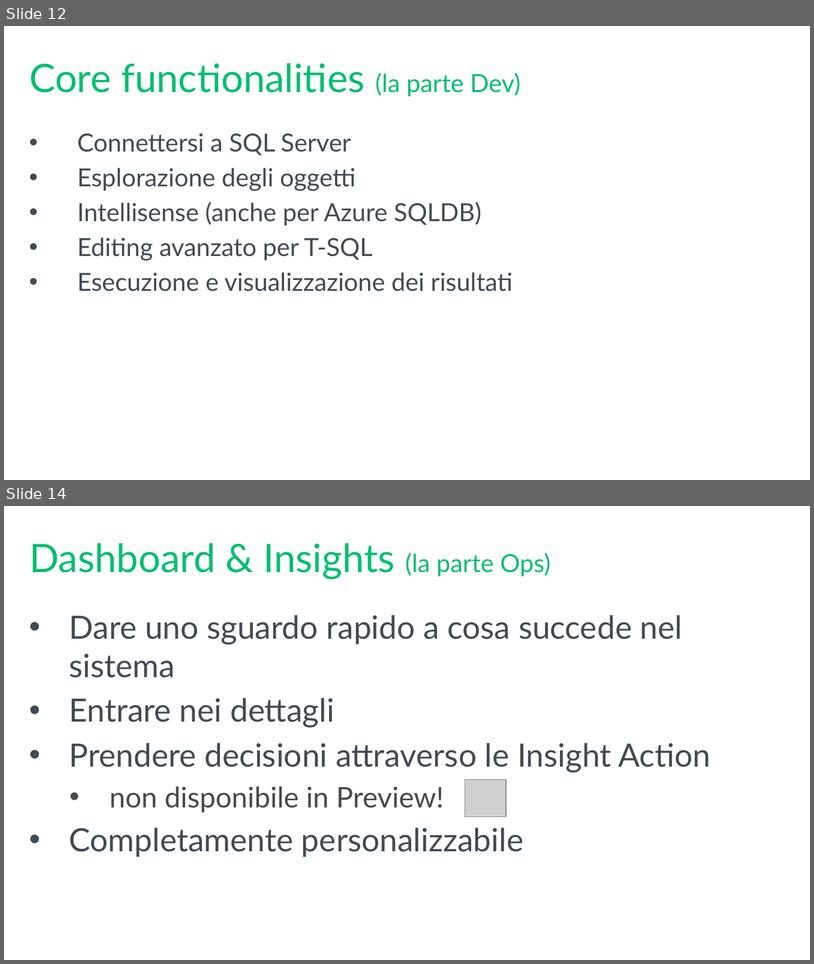
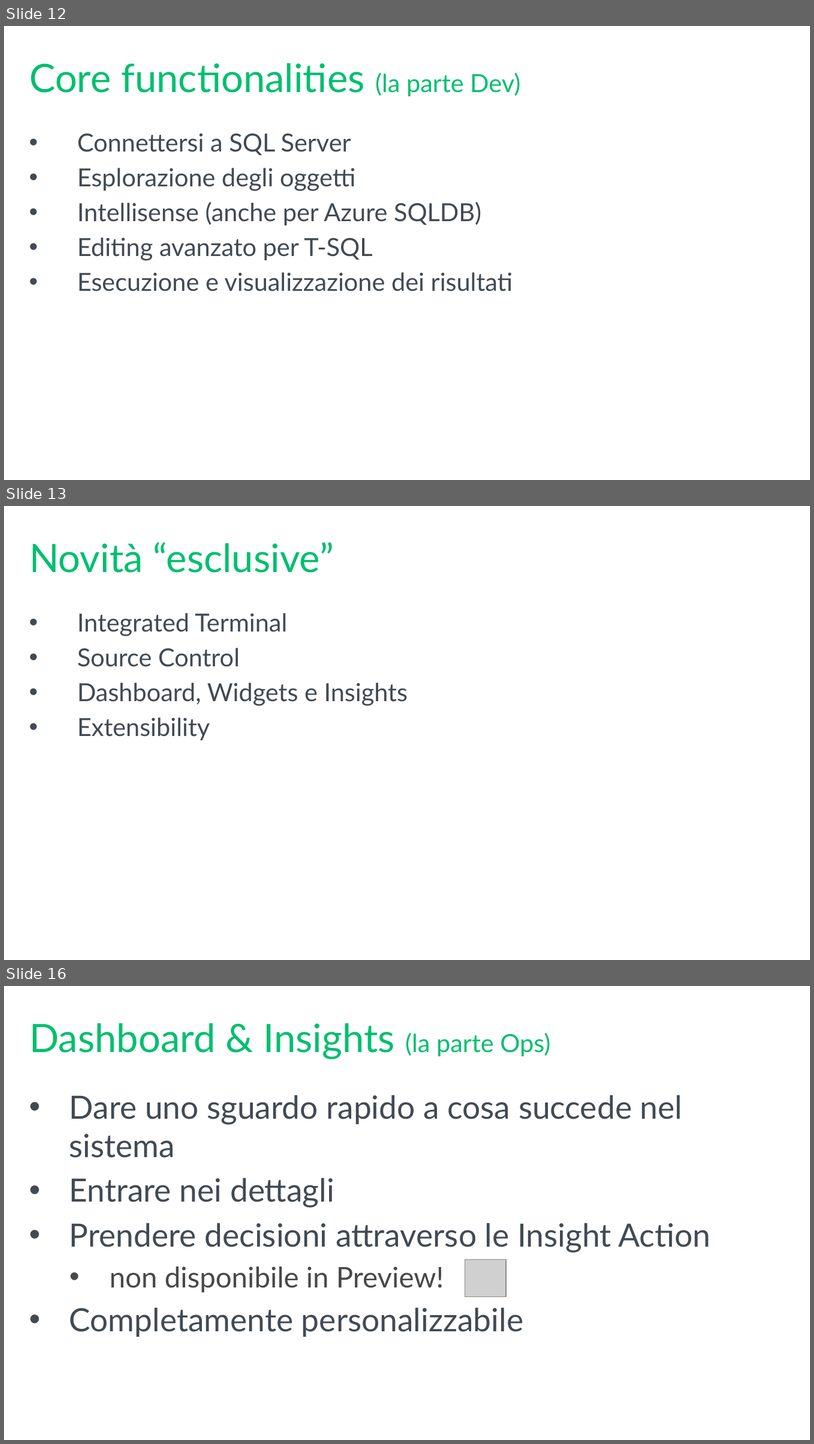
Before and after one commit to mrg3d/demo-opsstudio-repo, a slide deck: Introducing SQL Operations Studio.pptx. Shown one above the other, each under a label of ours: slides 12 and 14 before the commit, slides 12, 13 and 16 after it; the slides between them are not shown. The pictures are 814x964 and 814x1444 pixels, drawn with LibreOffice and Linux fonts; fonts in the diff are those of the drawing; grey boxes stand for pictures; background and template pictures are left out. Boxes give left, top, right and bottom in pixels: in the first picture for what was removed or moved away, otherwise in the second. Text is boxed around its words. In the diff, an @@ line names an element or a change of style, - is before the commit and + after.

```diff
--- a/Introducing SQL Operations Studio.pptx
+++ b/Introducing SQL Operations Studio.pptx
@@ slide 13 added at (4, 506, 810, 960), background #FFFFFF @@
@@ title added at (29, 542, 334, 573), 44 pt, text #00BF6F @@
+Novità “esclusive”
@@ text added at (77, 613, 408, 740), 28 pt, text #414A54 @@
+• Integrated Terminal
+• Source Control
+• Dashboard, Widgets e Insights
+• Extensibility
@@ what was slide 14 is now slide 16 @@
```
Also in this commit, not shown: 4 slides changed, 5 other slides added, 4 slides removed.
